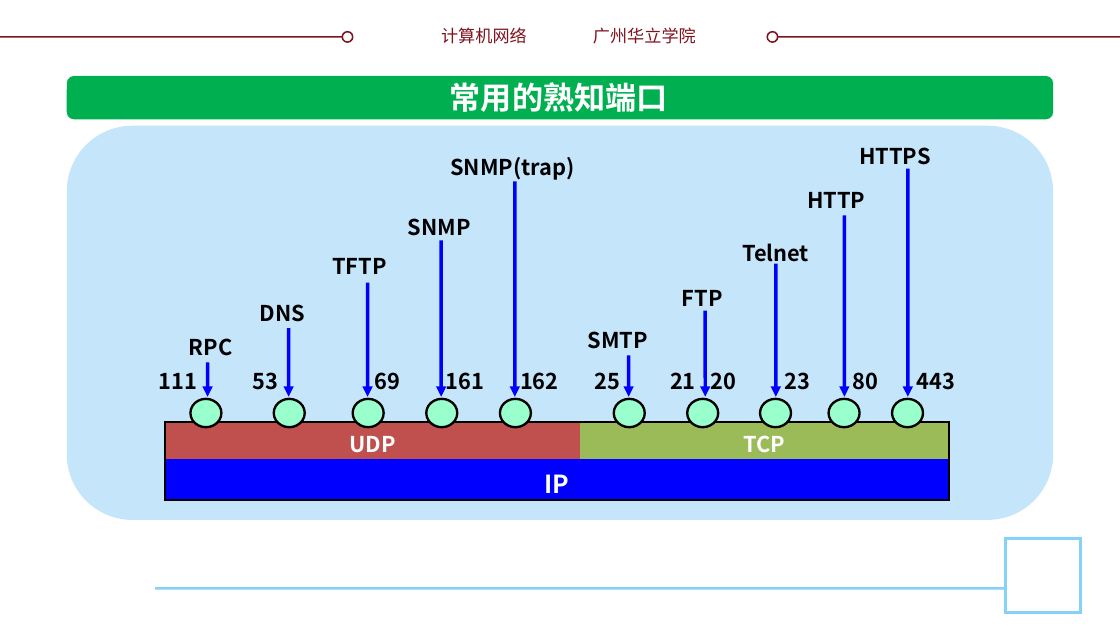
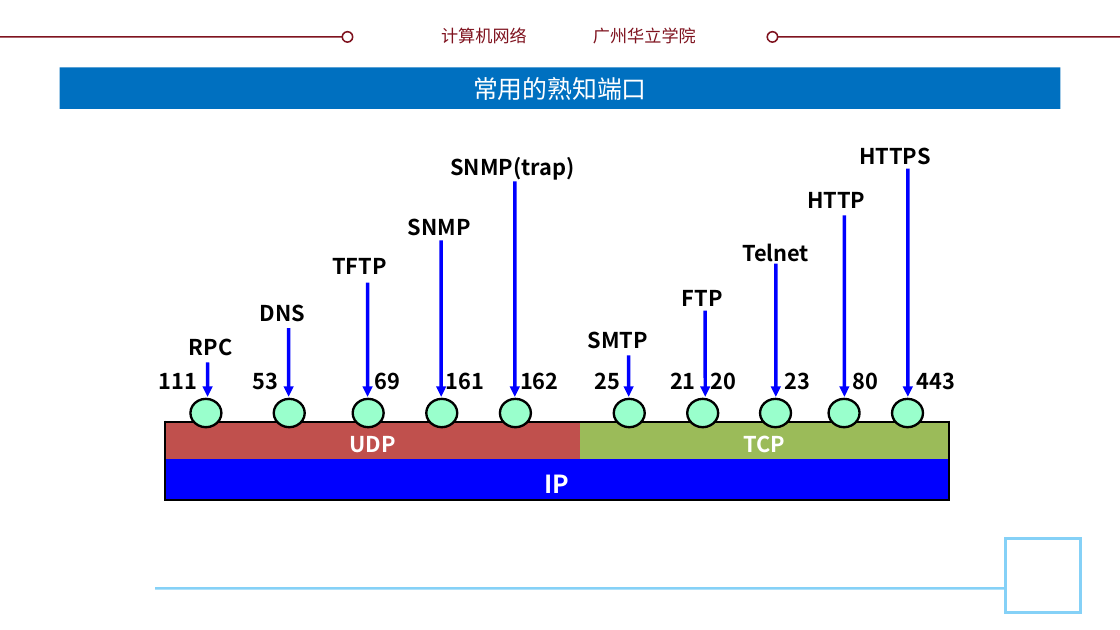
Before and after one commit to glplaman/glplaman.github.io, a slide deck: slide 19 of network/ppt/chap5.pptx. Drawn at 1120x630 pixels with LibreOffice and Linux fonts; fonts in the diff are those of the drawing; background and template pictures are left out. Boxes give left, top, right and bottom in pixels: in the first picture for what was removed or moved away, otherwise in the second. Text is boxed around its words. In the diff, an @@ line names an element or a change of style, - is before the commit and + after.

```diff
--- a/network/ppt/chap5.pptx
+++ b/network/ppt/chap5.pptx
@@ title "常用的熟知端口": place and size @@
-title "常用的熟知端口" at (450, 82, 668, 112)
+title "常用的熟知端口" at (59, 67, 1061, 109)
@@ title "常用的熟知端口" at (59, 67, 1061, 109): size 20 to 16 pt, font Calibri to Montserrat, bold off; vertical alignment top to middle; fill none to #0070C0 @@
@@ rounded rectangle removed at (67, 76, 1054, 120) @@
@@ rounded rectangle removed at (67, 125, 1054, 520) @@
```
Also in this commit, not shown: 16 other slides changed, 3 slides added, 19 other files.
